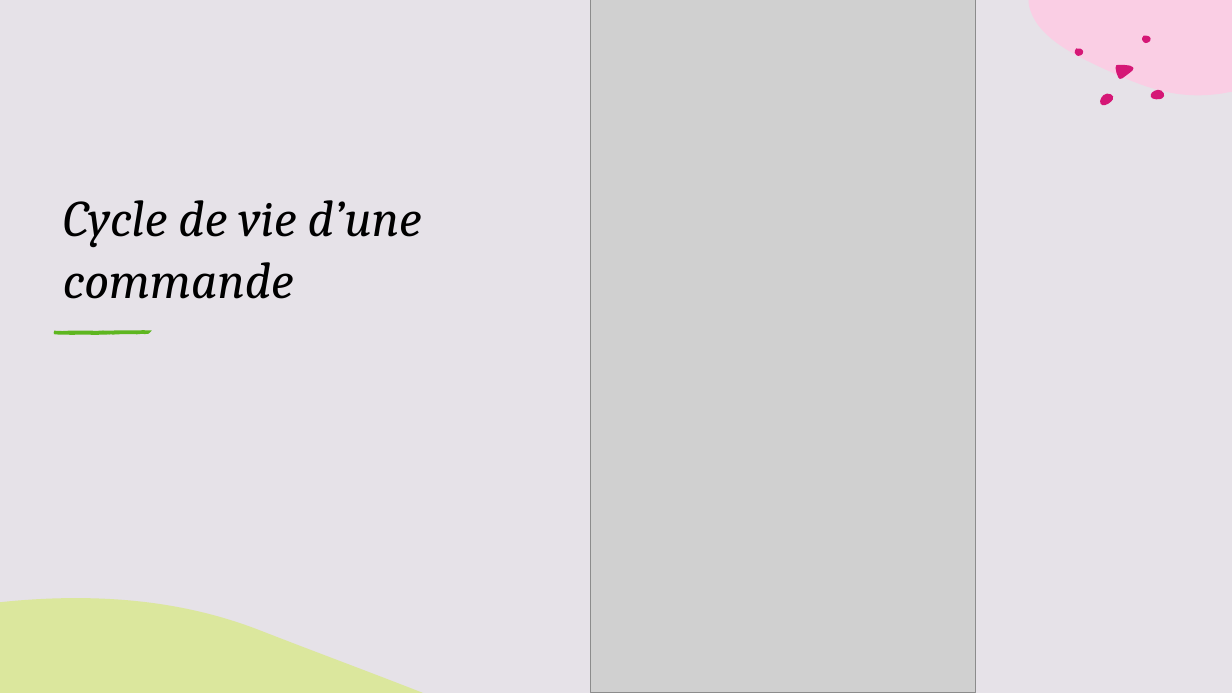
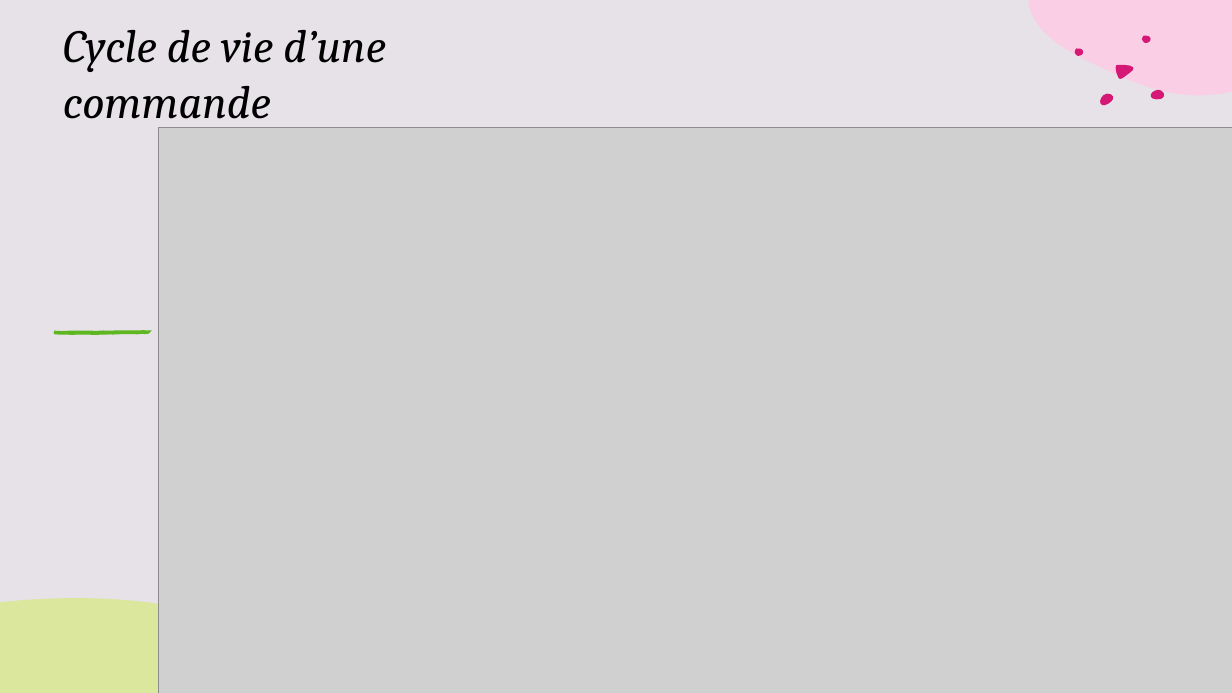
Before and after one commit to MickaeliOS/OCPizza, a slide deck: slide 8 of Horn_Mickael_2_solution_fonctionnelle_et_technique_04252022.pptx. Drawn at 1232x693 pixels with LibreOffice and Linux fonts; fonts in the diff are those of the drawing; grey boxes stand for pictures. Boxes give left, top, right and bottom in pixels: in the first picture for what was removed or moved away, otherwise in the second. Text is boxed around its words. In the diff, an @@ line names an element or a change of style, - is before the commit and + after.

```diff
--- a/Horn_Mickael_2_solution_fonctionnelle_et_technique_04252022.pptx
+++ b/Horn_Mickael_2_solution_fonctionnelle_et_technique_04252022.pptx
@@ picture removed at box(591, 0, 976, 693) @@
@@ title "Cycle de vie d’une commande" at box(63, 30, 386, 128): size 40 to 36 pt @@
@@ picture added at box(158, 128, 1232, 693) @@
```
Also in this commit, not shown: 2 other slides changed, 2 slides added, 2 other files.
